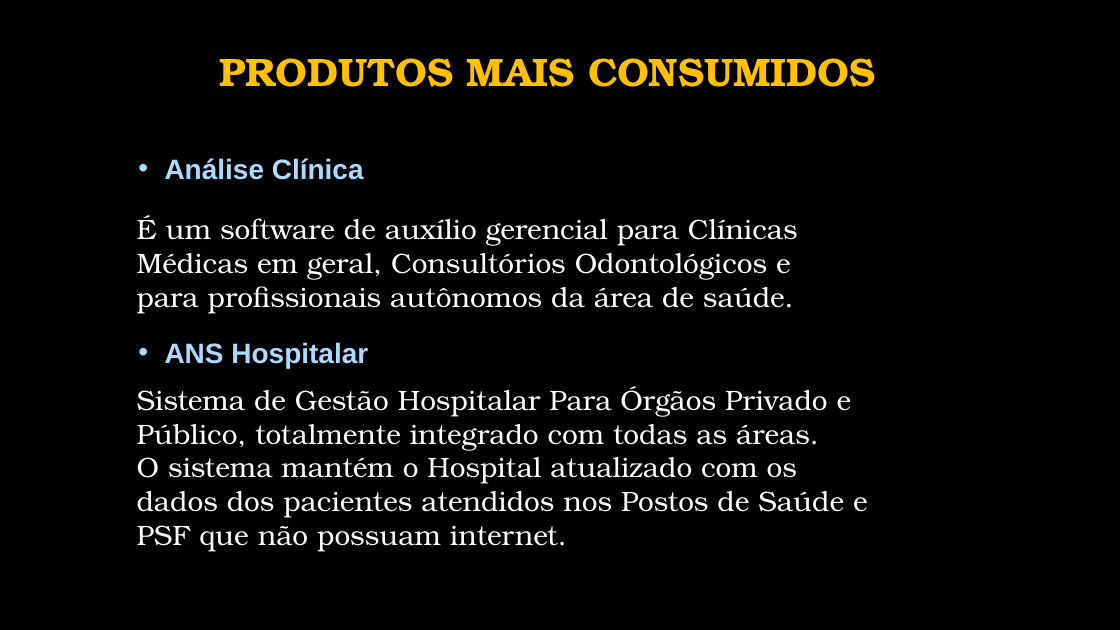
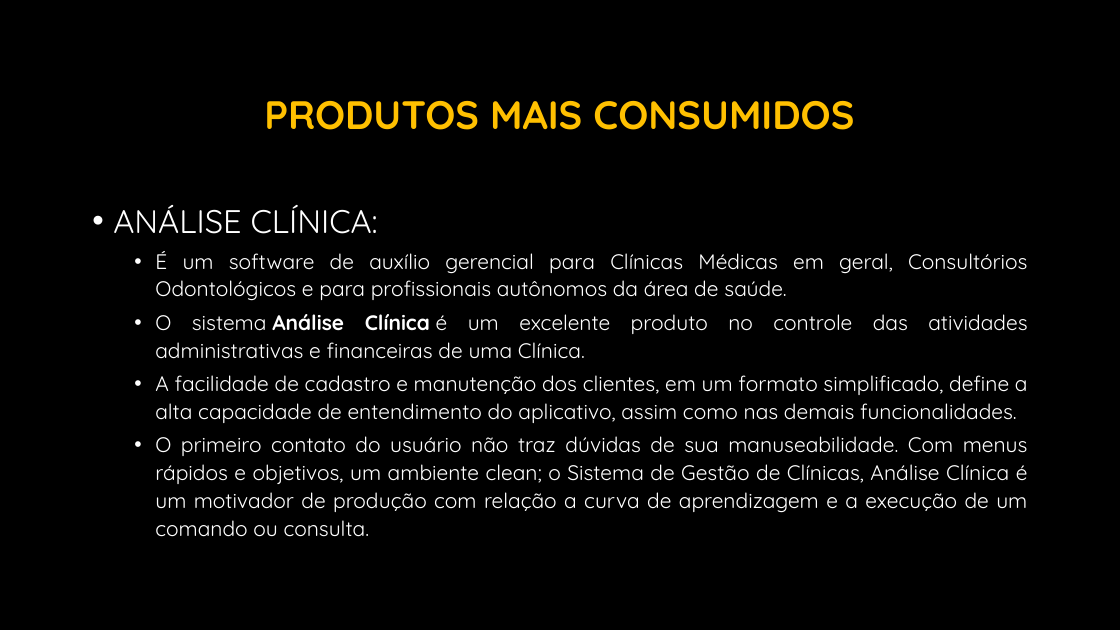
Before and after one commit to BrunoFelix/Restoran, a slide deck: slide 15 of Docs/Apresentação ANS Sistemas (Fundamentos da Gestao).pptx (slide 14 before the commit). Drawn at 1120x630 pixels with LibreOffice and Linux fonts; fonts in the diff are those of the drawing; background and template pictures are left out. Boxes give left, top, right and bottom in pixels: in the first picture for what was removed or moved away, otherwise in the second. Text is boxed around its words. In the diff, an @@ line names an element or a change of style, - is before the commit and + after.

Commit message:
Ajuste na estrutura e conteúdo da Apresentação de Fundamentos da Gestão

```diff
--- a/Docs/Apresentação ANS Sistemas (Fundamentos da Gestao).pptx
+++ b/Docs/Apresentação ANS Sistemas (Fundamentos da Gestao).pptx
@@ title "PRODUTOS MAIS CONSUMIDOS": place and size @@
-title "PRODUTOS MAIS CONSUMIDOS" at box(220, 58, 875, 87)
+title "PRODUTOS MAIS CONSUMIDOS" at box(264, 101, 854, 130)
@@ title "PRODUTOS MAIS CONSUMIDOS" at box(264, 101, 854, 130): font TeX Gyre Bonum to Quicksand @@
@@ text removed at box(165, 158, 364, 180) @@
-• Análise Clínica
@@ text added at box(113, 205, 1028, 537), 18 pt, text #FFFFFF @@
+• ANÁLISE CLÍNICA:
+  • É um software de auxílio gerencial para Clínicas Médicas em geral, Consultórios Odontológicos e para profissionais autônomos da área de saúde.
+  • O sistema Análise Clínica é um excelente produto no controle das atividades administrativas e financeiras de uma Clínica.
+  • A facilidade de cadastro e manutenção dos clientes, em um formato simplificado, define a alta capacidade de entendimento do aplicativo, assim como nas demais funcionalidades.
+  • O primeiro contato do usuário não traz dúvidas de sua manuseabilidade. Com menus rápidos e objetivos, um ambiente clean; o Sistema de Gestão de Clínicas, Análise Clínica é um motivador de produção com relação a curva de aprendizagem e a execução de um comando ou consulta.
@@ text removed at box(137, 215, 798, 313) @@
-É um software de auxílio gerencial para Clínicas Médicas em geral, Consultórios Odontológicos e para profissionais autônomos da área de saúde.
@@ text removed at box(165, 342, 368, 368) @@
-• ANS Hospitalar
@@ text removed at box(137, 386, 868, 551) @@
-Sistema de Gestão Hospitalar Para Órgãos Privado e Público, totalmente integrado com todas as áreas.
-O sistema mantém o Hospital atualizado com os dados dos pacientes atendidos nos Postos de Saúde e PSF que não possuam internet.
```
Also in this commit, not shown: 20 other slides changed, 8 slides added, 3 slides removed.
